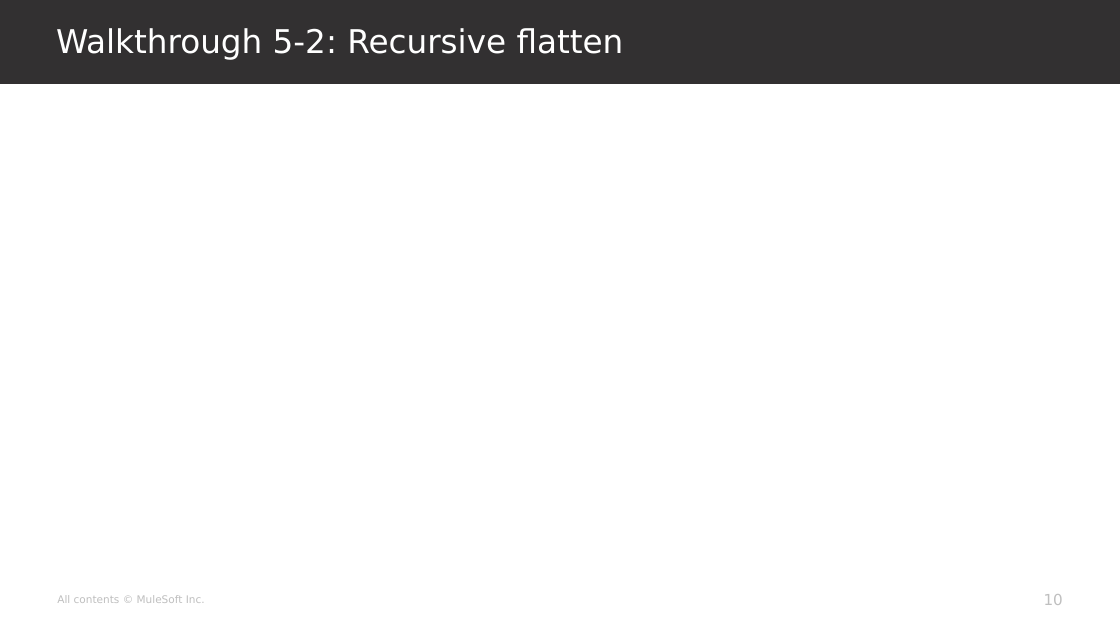
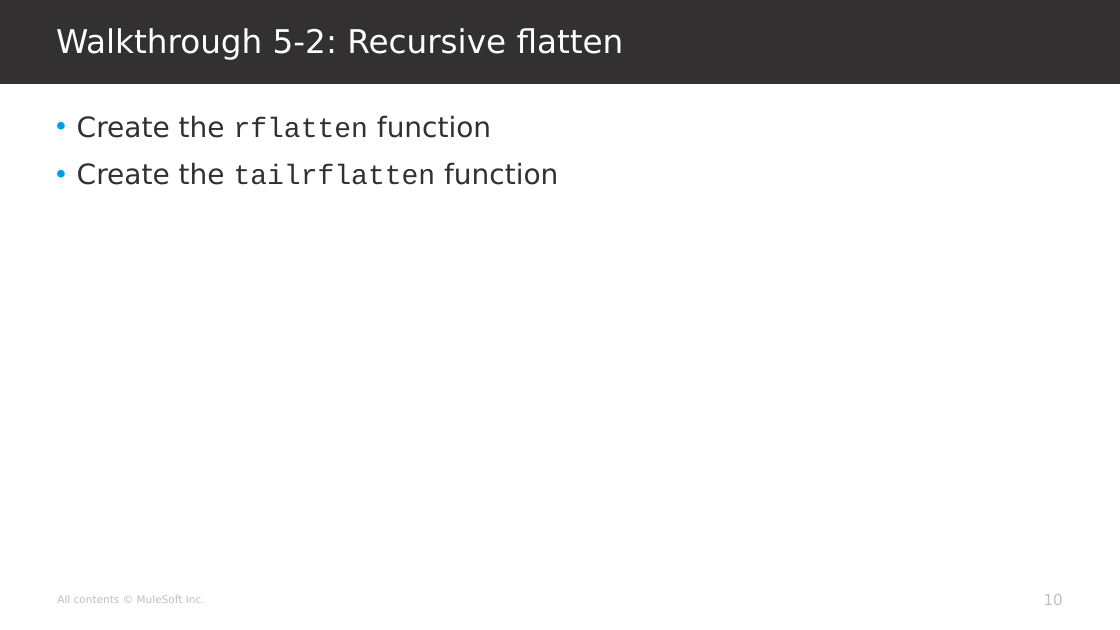
Before and after one commit to georgekwi/manual, a slide deck: slide 10 of slides/mod5.pptx. Drawn at 1120x630 pixels with LibreOffice and Linux fonts; fonts in the diff are those of the drawing; background and template pictures are left out. Boxes give left, top, right and bottom in pixels: in the first picture for what was removed or moved away, otherwise in the second. Text is boxed around its words. In the diff, an @@ line names an element or a change of style, - is before the commit and + after.

```diff
--- a/slides/mod5.pptx
+++ b/slides/mod5.pptx
@@ text added at <box>77,115,558,185</box>, 24 pt, text #323031 @@
+• Create the rflatten function
+• Create the tailrflatten function
```
Also in this commit, not shown: 7 other slides changed, 1 slide added, 2 slides removed.
